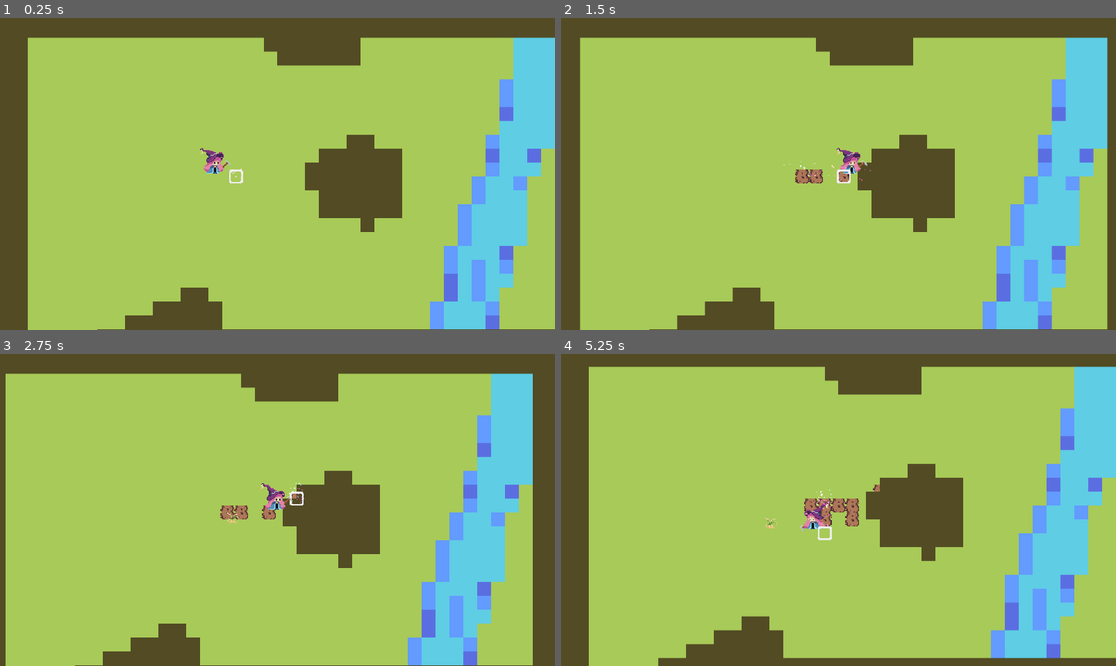
Above: before the commit, frames 1-4 (two rows, left to right).
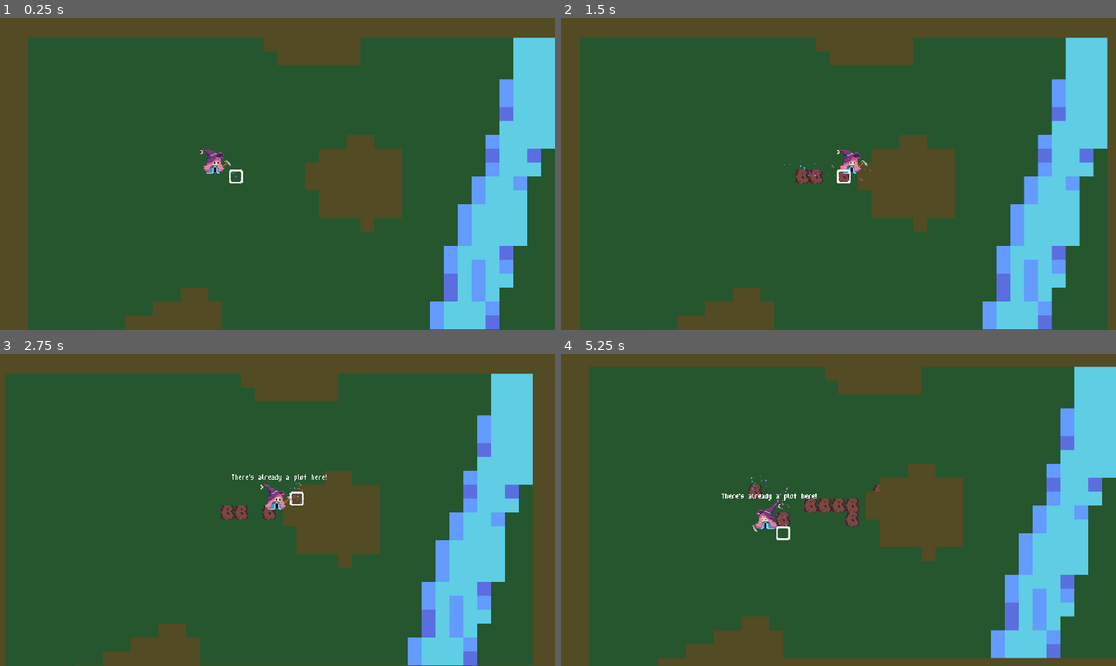
Above: after the commit, the same moments.

Repository: epic-potato/witch-game
Game: Godot game, scene res://main.tscn
Same seed, same stepped clock (60 frames per second), same inputs: the game is played once before the commit and once after it.
Inputs (mouse positions are in pixels of both pictures, inside the frame that each line leads up to):
- Up to frame 1 (0.25 s): no input
- Up to frame 2 (1.5 s): move the mouse to (960, 158) at 0.52 s; hold D (right) 0.53-1.25 s; hold E (action) 0.53-1.25 s; click (960, 158) at 0.67 s; tap J (use) at 0.8 s; drag from (727, 189) to (860, 164) at 1.27 s
- Up to frame 3 (2.75 s): move the mouse to (333, 441) at 2.02 s; hold D (right) from 2.03 s (still down); hold E (action) from 2.03 s (still down); click (333, 441) at 2.17 s; tap J (use) at 2.3 s
- Up to frame 4 (5.25 s): release D (right) at 2.75 s; release E (action) at 2.75 s; drag from (810, 572) to (838, 500) at 2.77 s; move the mouse to (1005, 556) at 3.52 s; hold A (left) 3.53-4.25 s; hold E (action) 3.53-4.25 s; click (1005, 556) at 3.67 s; tap J (use) at 3.8 s; drag from (672, 463) to (849, 513) at 4.27 s; move the mouse to (866, 510) at 5.02 s; hold S (down) from 5.03 s (still down); hold E (action) from 5.03 s (still down); click (866, 510) at 5.17 s

The runs differ from the first frame. In frame 1, 72% of the frame differs, in the area x 5-100%, y 6-100%; in frame 2, 72%; in frame 3, 72%; in frame 4, 72%, in the area x 5-100%, y 4-100%.
Error after the commit: Parse Error: Not all code paths return a value. (res://bag.gd:32)

Commit message:
saving work

Diff:
--- a/bag.gd
+++ b/bag.gd
@@ -21,15 +21,20 @@
 @export var capacity: int = 10
 @export var stack_size: int = 5
 
+var active_idx: int = 0
+
 var items: Array[Item] = []
 
 func _ready():
 	items.resize(capacity)
 	items.fill(null)
 
+func get_next_item() -> Game.Type:
+	for idx in items.size():
+		if idx > active_idx:
+			if items[idx] != null:
+				active_idx = idx
 func add(new_item: Item) -> bool:
-
-	print("ADDING ITEM")
 	var empty_idx = -1
 	for idx in items.size():
 		var item = items[idx]
--- a/entities/garlic.tscn
+++ b/entities/garlic.tscn
@@ -1,6 +1,6 @@
 [gd_scene load_steps=11 format=3 uid="uid://dpfyotcwa3lar"]
 
-[ext_resource type="Script" path="res://foragable.gd" id="1_c51o4"]
+[ext_resource type="Script" path="res://plant.gd" id="1_te3fd"]
 [ext_resource type="Texture2D" uid="uid://iysmcwudeqbc" path="res://entities/garlic_crop.png" id="2_tpx4j"]
 
 [sub_resource type="CircleShape2D" id="CircleShape2D_yrx7p"]
@@ -58,7 +58,7 @@
 
 [node name="garlic" type="Area2D"]
 y_sort_enabled = true
-script = ExtResource("1_c51o4")
+script = ExtResource("1_te3fd")
 type = 1
 count = 1
 random_frame = false
--- a/entities/player.tscn
+++ b/entities/player.tscn
@@ -1,9 +1,10 @@
-[gd_scene load_steps=30 format=3 uid="uid://cspe43pr2dloh"]
+[gd_scene load_steps=32 format=3 uid="uid://cspe43pr2dloh"]
 
 [ext_resource type="Script" path="res://player.gd" id="1_d8h3g"]
 [ext_resource type="AudioStream" uid="uid://b1kbau4juy3v8" path="res://sounds/rustle.wav" id="4_o5xm2"]
 [ext_resource type="PackedScene" uid="uid://c5y2ju226jk5a" path="res://entities/hoe.tscn" id="5_f1rkh"]
 [ext_resource type="Texture2D" uid="uid://bwi66xu7o7qbf" path="res://entities/witch_animations_v1.png" id="6_ba12g"]
+[ext_resource type="FontFile" uid="uid://c6o2n04gl288r" path="res://fonts/m3x6.ttf" id="6_jet3w"]
 [ext_resource type="PackedScene" uid="uid://dcvend5fjs46k" path="res://entities/guide.tscn" id="6_t55h6"]
 
 [sub_resource type="AtlasTexture" id="AtlasTexture_1hmql"]
@@ -357,6 +358,9 @@
 
 [sub_resource type="CircleShape2D" id="CircleShape2D_qo587"]
 radius = 17.0
+
+[sub_resource type="LabelSettings" id="LabelSettings_j6h2k"]
+font = ExtResource("6_jet3w")
 
 [node name="player" type="CharacterBody2D"]
 y_sort_enabled = true
@@ -400,3 +404,12 @@
 position = Vector2(-6, -6)
 
 [node name="guide" parent="." instance=ExtResource("6_t55h6")]
+
+[node name="Label" type="Label" parent="."]
+offset_left = -68.0
+offset_top = -56.0
+offset_right = 73.0
+offset_bottom = -33.0
+label_settings = SubResource("LabelSettings_j6h2k")
+horizontal_alignment = 1
+vertical_alignment = 2
--- a/entities/plot.gd
+++ b/entities/plot.gd
@@ -2,25 +2,93 @@
 
 extends Area2D
 
+@onready var sprite: AnimatedSprite2D = $AnimatedSprite2D
+var plant: Plant
+
+enum State { EMPTY, SEED, SEED2, SPROUT, UNRIPE, RIPE }
 
 var settled: bool = false
+var watered: bool = true
+var time_to_ripe: float = 20
+var time_until_dry: float = 70
+var elapsed: float = 0
+var state: State = State.EMPTY
 
 func _ready() -> void:
-	var overlaps = get_overlapping_areas()
-	for overlap in overlaps:
-		print("FOUND SOME OVERLAPS!")
-		if overlap is Plot:
-			print("REMOVING PLOT")
-			get_parent().remove_child(self)
+	pass
 
 
-# Called every frame. 'delta' is the elapsed time since the previous frame.
+func get_frame():
+	match state:
+		State.EMPTY:
+			return 1
+		State.SEED:
+			return 3
+		_:
+			return 5
+
+func get_plant_frame():
+	match state:
+		State.SPROUT:
+			return 0
+		State.UNRIPE:
+			return 1
+		State.RIPE:
+			return 2
+		_:
+			return -1
+
+func plant_seed(plant_scn: PackedScene):
+	if state == State.EMPTY:
+		var _plant = plant_scn.instantiate() as Plant
+		assert(_plant is Plant, "Can only plant Plants in the ground")
+		plant = _plant
+		add_child(plant)
+		plant.set_frame(-1)
+		state = State.SEED
+
+func handle_state():
+	var frame = get_frame()
+	if time_until_dry > 0:
+		frame -= 1
+
+	sprite.frame = frame
+	if plant != null:
+		plant.set_frame(get_plant_frame())
+
+func _process(dt: float) -> void:
+	time_until_dry = max(0, time_until_dry - dt)
+
+	if time_until_dry > 0:
+		sprite.frame = 0
+	else:
+		sprite.frame = 1
+
+	if state != State.EMPTY and time_until_dry > 0:
+		elapsed += dt
+
+	var percent_time_waited = elapsed/time_to_ripe
+	if percent_time_waited < .2:
+		state = State.SEED
+	elif percent_time_waited < .4:
+		state = State.SEED2
+	elif percent_time_waited < .6:
+		state = State.SPROUT
+	elif percent_time_waited < .8:
+		state = State.UNRIPE
+	else:
+		state = State.RIPE
+
+	if plant == null:
+		state = State.EMPTY
+
+	handle_state()
+
+# this is dumb, but we have to wait for the first physics tick
 func _physics_process(_dt) -> void:
 	if !settled:
 		var overlaps = get_overlapping_areas()
 		for overlap in overlaps:
-			print("FOUND SOME OVERLAPS!")
 			if overlap is Plot:
-				print("REMOVING PLOT")
 				get_parent().remove_child(self)
 	settled = true
--- a/entities/plot.tscn
+++ b/entities/plot.tscn
@@ -6,36 +6,50 @@
 [sub_resource type="RectangleShape2D" id="RectangleShape2D_eejnn"]
 size = Vector2(16, 16)
 
-[sub_resource type="AtlasTexture" id="AtlasTexture_yyavg"]
+[sub_resource type="AtlasTexture" id="AtlasTexture_phweh"]
 atlas = ExtResource("1_jkald")
 region = Rect2(0, 0, 16, 16)
 
-[sub_resource type="AtlasTexture" id="AtlasTexture_306k0"]
+[sub_resource type="AtlasTexture" id="AtlasTexture_tr6fy"]
 atlas = ExtResource("1_jkald")
 region = Rect2(16, 0, 16, 16)
 
-[sub_resource type="AtlasTexture" id="AtlasTexture_k1mfa"]
+[sub_resource type="AtlasTexture" id="AtlasTexture_qqfp3"]
+atlas = ExtResource("1_jkald")
+region = Rect2(32, 0, 16, 16)
+
+[sub_resource type="AtlasTexture" id="AtlasTexture_gx3br"]
 atlas = ExtResource("1_jkald")
 region = Rect2(0, 16, 16, 16)
 
-[sub_resource type="AtlasTexture" id="AtlasTexture_yr8i6"]
+[sub_resource type="AtlasTexture" id="AtlasTexture_u2a8c"]
 atlas = ExtResource("1_jkald")
 region = Rect2(16, 16, 16, 16)
 
-[sub_resource type="SpriteFrames" id="SpriteFrames_lux56"]
+[sub_resource type="AtlasTexture" id="AtlasTexture_0po0x"]
+atlas = ExtResource("1_jkald")
+region = Rect2(32, 16, 16, 16)
+
+[sub_resource type="SpriteFrames" id="SpriteFrames_r35i7"]
 animations = [{
 "frames": [{
 "duration": 1.0,
-"texture": SubResource("AtlasTexture_yyavg")
+"texture": SubResource("AtlasTexture_phweh")
 }, {
 "duration": 1.0,
-"texture": SubResource("AtlasTexture_306k0")
+"texture": SubResource("AtlasTexture_tr6fy")
 }, {
 "duration": 1.0,
-"texture": SubResource("AtlasTexture_k1mfa")
+"texture": SubResource("AtlasTexture_qqfp3")
 }, {
 "duration": 1.0,
-"texture": SubResource("AtlasTexture_yr8i6")
+"texture": SubResource("AtlasTexture_gx3br")
+}, {
+"duration": 1.0,
+"texture": SubResource("AtlasTexture_u2a8c")
+}, {
+"duration": 1.0,
+"texture": SubResource("AtlasTexture_0po0x")
 }],
 "loop": true,
 "name": &"default",
@@ -50,8 +64,7 @@
 
 [node name="AnimatedSprite2D" type="AnimatedSprite2D" parent="."]
 texture_filter = 1
-sprite_frames = SubResource("SpriteFrames_lux56")
-frame = 1
+sprite_frames = SubResource("SpriteFrames_r35i7")
 speed_scale = 0.0
 metadata/_aseprite_wizard_config_ = {
 "layer": "",
@@ -62,4 +75,4 @@
 "slice": "",
 "source": "res://sprites/tilled_dirt_and_planting_holes.aseprite"
 }
-metadata/_aseprite_wizard_source_file_hash_ = "9d1e118bdf9fba91417f55ada8549aae"
+metadata/_aseprite_wizard_source_file_hash_ = "bf7f9ea900eaab28086d35f27d696209"
--- a/farm.gd
+++ b/farm.gd
@@ -12,17 +12,20 @@
 	game.set_farm(self)
 
 
-func till_plot(pos: Vector2i) -> bool:
+func till_plot(pos: Vector2i) -> Plot:
 	if plots.has(pos):
 		print("Plot already tilled")
-		return false
+		return null
 
 	print("Placing plot")
 	var plot: Plot = plot_scn.instantiate()
 	add_child(plot)
 	plot.global_position = pos
 	plots[pos] = plot
-	return true
+	return plot
+
+func get_plot(pos: Vector2i) -> Plot:
+	return plots[pos]
 
 # Called every frame. 'delta' is the elapsed time since the previous frame.
 func _process(_dt: float) -> void:
--- a/game.gd
+++ b/game.gd
@@ -5,6 +5,7 @@
 enum Type {
 	RED_CAP,
 	GARLIC,
+	HOE,
 	END,
 }
 
@@ -37,7 +38,6 @@
 	items.resize(Type.END)
 	items[Type.RED_CAP] = Item.init(Type.RED_CAP, preload("res://entities/red_cap.tscn"))
 	items[Type.GARLIC] = Item.init(Type.GARLIC, preload("res://entities/garlic.tscn"))
-	call_deferred("_parent_farm", self)
 
 func set_farm(_farm: Farm) -> void:
 	if farm != null:
--- a/main.tscn
+++ b/main.tscn
@@ -1055,6 +1055,7 @@
 current = true
 
 [node name="red_cap_spawner" type="Node2D" parent="."]
+visible = false
 y_sort_enabled = true
 position = Vector2(361, 293)
 script = ExtResource("13_4t2uq")
@@ -1063,6 +1064,7 @@
 rate = 20.0
 
 [node name="red_cap_spawner2" type="Node2D" parent="."]
+visible = false
 y_sort_enabled = true
 position = Vector2(500, 82)
 script = ExtResource("13_4t2uq")
@@ -1071,6 +1073,7 @@
 rate = 20.0
 
 [node name="garlic_spawner" type="Node2D" parent="."]
+visible = false
 y_sort_enabled = true
 position = Vector2(124, 112)
 script = ExtResource("13_4t2uq")
--- /dev/null
+++ b/plant.gd
@@ -0,0 +1,24 @@
+class_name Plant
+
+extends Forageable
+
+@onready var sprite: AnimatedSprite2D = $AnimatedSprite2D
+
+func _ready() ->void:
+	pass
+
+func set_frame(frame: int) -> void:
+	sprite.visible = frame >= 0
+	if sprite.visible:
+		sprite.frame = frame
+	else:
+		sprite.frame = 0
+
+func interact() -> Interact.Result:
+	if sprite.frame != 2:
+		return Interact.Result.new(Interact.Type.MESSAGE, "It isn't ripe yet...")
+	print("I'm foraged! My type is:")
+	print(game.type_to_str(type))
+	var result := Interact.Result.new(Interact.Type.FORAGE, Bag.Item.new(type, count))
+	self.queue_free()
+	return result
--- a/player.gd
+++ b/player.gd
@@ -5,6 +5,7 @@
 enum Face { LEFT, RIGHT }
 enum State { IDLE, WALK, FORAGE, USE }
 
+@onready var speech: Label = $Label
 @onready var col: CollisionShape2D = $collider
 @onready var sprite: AnimatedSprite2D = $sprite
 @onready var zone: Area2D = $interact_zone
@@ -20,11 +21,18 @@
 
 var timer: float = 0
 var step_time: float = 0
+var last_plot_dir: Vector2i = Vector2i.ZERO
+var mouse_mode = false
+var speech_timer: float = 0
 
 # Called when the node enters the scene tree for the first time.
 func _ready():
 	pass
 
+
+func say(msg: String):
+	speech.text = msg
+	speech_timer = 3
 
 func interact():
 	var items = zone.get_overlapping_areas()
@@ -37,8 +45,8 @@
 					state = State.FORAGE
 					print("Collecting: %s" % game.type_to_str(result.forage.type))
 					game.bag.add(result.forage)
-				_:
-					print("WTF")
+				Interact.Type.MESSAGE:
+					say(result.message)
 			return
 
 func handle_anim():
@@ -50,10 +58,10 @@
 
 func get_plot_pos() -> Vector2:
 	var mouse_pos := get_global_mouse_position()
-	var diff := (global_position - mouse_pos).normalized()
+	var dir := (global_position - mouse_pos).normalized()
 	var snap_pos := Vector2(1, 0)
 
-	var snapped_angle: float = round(diff.angle()/(PI/4))*(PI/4)
+	var snapped_angle: float = round(dir.angle()/(PI/4))*(PI/4)
 	if snapped_angle == 0 or snapped_angle == 2*PI:
 		snap_pos = Vector2(-1, 0)
 	if snapped_angle == PI/4:
@@ -102,11 +110,13 @@
 	if velocity.length() > 0:
 		state = State.WALK
 
-	if Input.is_action_pressed("action"):
+	if Input.is_action_just_pressed("action"):
 		interact()
 
 	if Input.is_action_just_pressed("use"):
-		game.farm.till_plot(get_plot_pos())
+		var plot = game.farm.till_plot(get_plot_pos())
+		if plot == null:
+			say("There's already a plot here!")
 		hoe.swing()
 
 	# normalize diagonal speeds
@@ -126,6 +136,11 @@
 			hoe.scale.x = 1
 			hoe.position.x = -6
 
+	if speech_timer > 0:
+		speech_timer -= dt
+	else:
+		speech.text = ""
+
 	handle_anim()
 	move_and_slide()
 	guide.global_position = get_plot_pos()
--- a/project.godot
+++ b/project.godot
@@ -80,4 +80,4 @@
 textures/canvas_textures/default_texture_filter=0
 renderer/rendering_method="gl_compatibility"
 renderer/rendering_method.mobile="gl_compatibility"
-environment/defaults/default_clear_color=Color(0.658824, 0.792157, 0.345098, 1)
+environment/defaults/default_clear_color=Color(0.145098, 0.337255, 0.180392, 1)
Not shown: 1 places in entities/plot.tscn that only renumber resources
Binary file changed: entities/tilled_dirt_and_planting_holes.png
Binary file added: fonts/m3x6.ttf
Not shown, added: fonts/m3x6.ttf.import
Binary file added: fonts/m5x7.ttf
Not shown, added: fonts/m5x7.ttf.import
Binary file changed: sprites/tilled_dirt_and_planting_holes.aseprite
